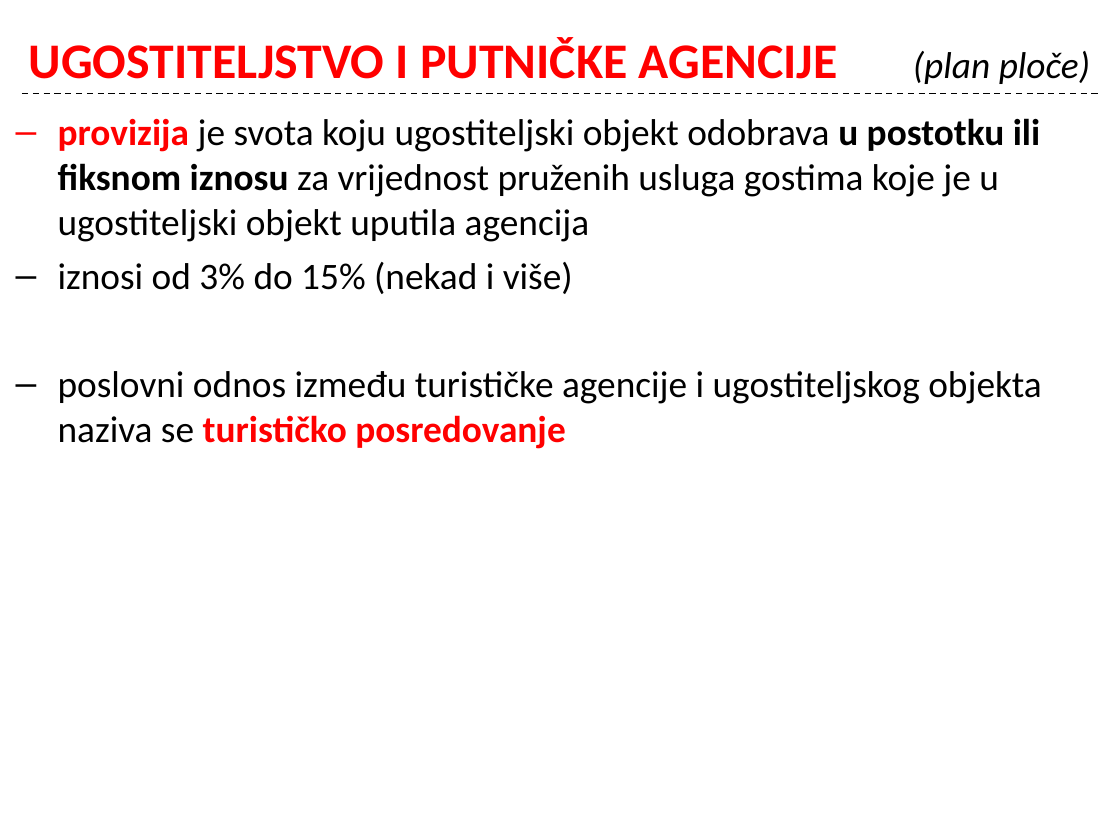
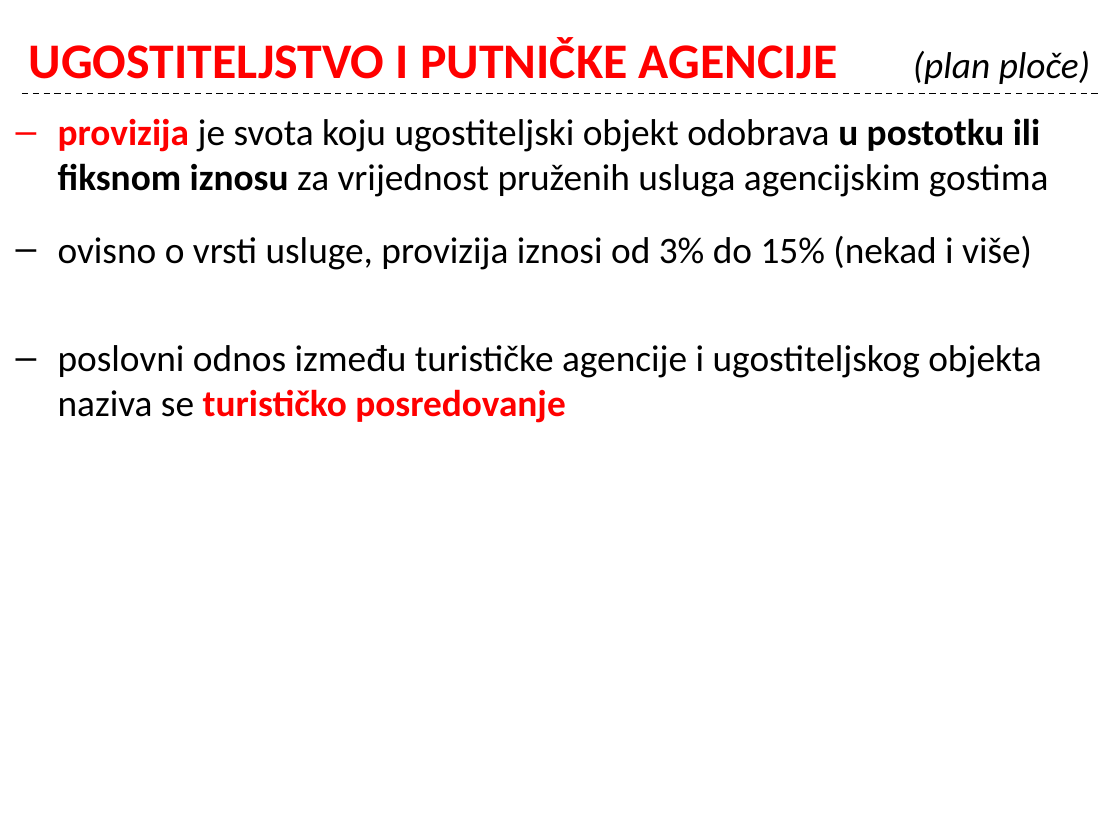
Before and after one commit to cornx/print, a slide deck: slide 22 of data/organizacija/002_Ugostiteljstvo_kao_gosp_djelatnost.pptx. Drawn at 1120x840 pixels with LibreOffice and Linux fonts; fonts in the diff are those of the drawing. Boxes give left, top, right and bottom in pixels: in the first picture for what was removed or moved away, otherwise in the second. Text is boxed around its words. In the diff, an @@ line names an element or a change of style, - is before the commit and + after.

```diff
--- a/data/organizacija/002_Ugostiteljstvo_kao_gosp_djelatnost.pptx
+++ b/data/organizacija/002_Ugostiteljstvo_kao_gosp_djelatnost.pptx
@@ text at box(58, 118, 1049, 270): text changed @@
-– provizija je svota koju ugostiteljski objekt odobrava u postotku ili fiksnom iznosu za vrijednost pruženih usluga gostima koje je u ugostiteljski objekt uputila agencija
-– iznosi od 3% do 15% (nekad i više)
+– provizija je svota koju ugostiteljski objekt odobrava u postotku ili fiksnom iznosu za vrijednost pruženih usluga agencijskim gostima
+– ovisno o vrsti usluge, provizija iznosi od 3% do 15% (nekad i više)
```
Also in this commit, not shown: 20 other slides changed.
